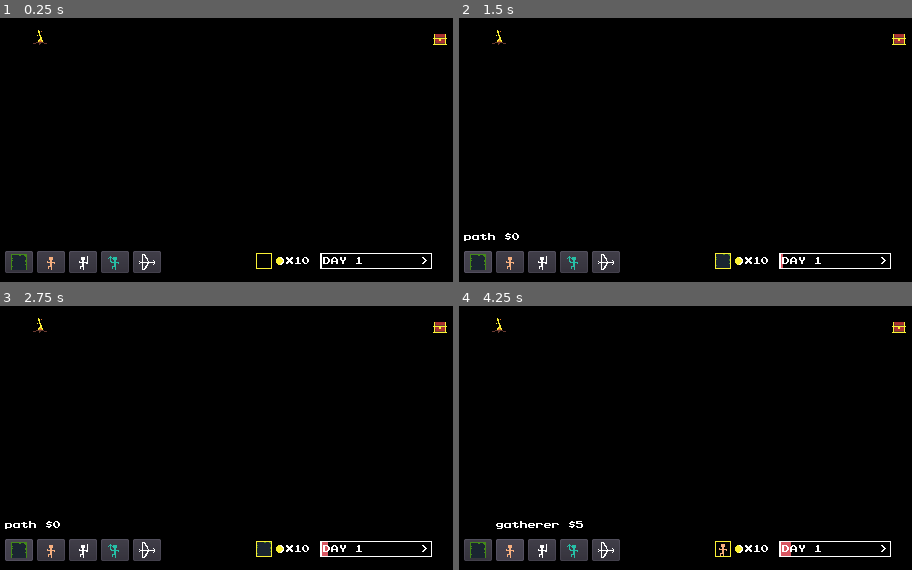
Above: before the commit, frames 1-4 (two rows, left to right).
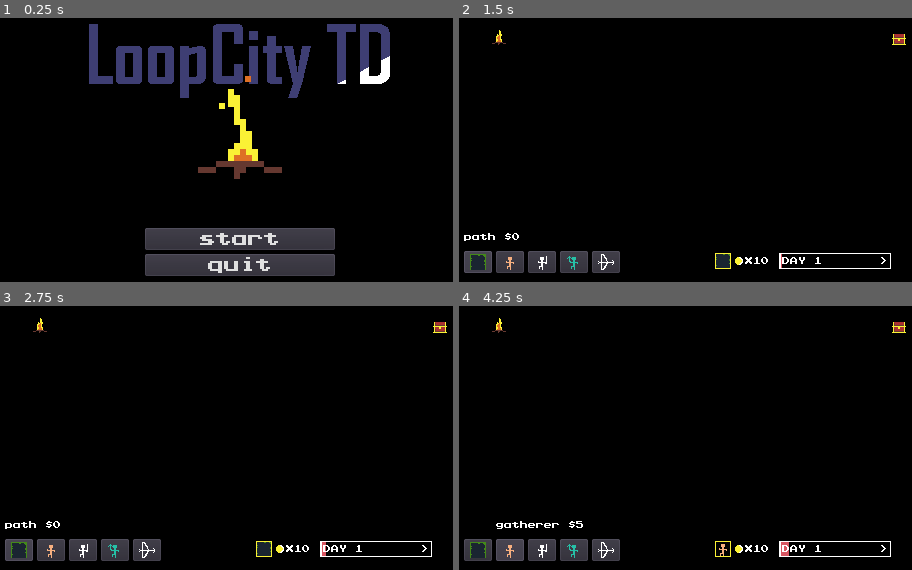
Above: after the commit, the same moments.

Repository: mcerdeira/LoopCityTD
Game: Godot game, scene res://scenes/TitleMenu.tscn
The game is run twice, just before and just after one commit, with the same random seed, the same clock (stepped at 60 frames per second) and the same inputs. Before the commit the project starts from res://scenes/Main.tscn.
Inputs (mouse positions are in pixels of both pictures, inside the frame that each line leads up to):
- Up to frame 1 (0.25 s): no input
- Up to frame 2 (1.5 s): click (699, 239) at 0.5 s, where only the run after the commit has a clickable "start"; click (477, 260) at 1.25 s
- Up to frame 3 (2.75 s): click "path $0" at 2 s
- Up to frame 4 (4.25 s): click (508, 548) at 2.77 s; click "gatherer $5" at 3.5 s

The runs differ from the first frame. In frame 1, 17% of the frame differs, in the area x 1-99%, y 2-98%; in frame 2, less than 0.1%; in frame 3, less than 0.1%; in frame 4, less than 0.1%.

Commit message:
Title screen and GameSpeed

Diff:
--- a/project.godot
+++ b/project.godot
@@ -11,7 +11,7 @@
 [application]
 
 config/name="LoopCityTD"
-run/main_scene="res://scenes/Main.tscn"
+run/main_scene="res://scenes/TitleMenu.tscn"
 boot_splash/image="res://icons/icon.png"
 boot_splash/use_filter=false
 boot_splash/bg_color=Color( 0, 0, 0, 1 )
--- /dev/null
+++ b/scenes/TitleMenu.tscn
@@ -0,0 +1,87 @@
+[gd_scene load_steps=23 format=2]
+
+[ext_resource path="res://sprites/main_logo2.png" type="Texture" id=1]
+[ext_resource path="res://sprites/main_logo1.png" type="Texture" id=2]
+[ext_resource path="res://sprites/main_logo3.png" type="Texture" id=3]
+[ext_resource path="res://sprites/main_logo4.png" type="Texture" id=4]
+[ext_resource path="res://sprites/main_logo5.png" type="Texture" id=5]
+[ext_resource path="res://sprites/main_logo8.png" type="Texture" id=6]
+[ext_resource path="res://sprites/main_logo6.png" type="Texture" id=7]
+[ext_resource path="res://sprites/main_logo7.png" type="Texture" id=8]
+[ext_resource path="res://sprites/main_logo10.png" type="Texture" id=9]
+[ext_resource path="res://sprites/main_logo9.png" type="Texture" id=10]
+[ext_resource path="res://sprites/main_logo_fire3.png" type="Texture" id=11]
+[ext_resource path="res://scripts/TitleMenu.gd" type="Script" id=12]
+[ext_resource path="res://fonts/prstartk.ttf" type="DynamicFontData" id=13]
+[ext_resource path="res://sprites/main_logo_fire4.png" type="Texture" id=14]
+[ext_resource path="res://scripts/start.gd" type="Script" id=15]
+[ext_resource path="res://scripts/quit.gd" type="Script" id=16]
+[ext_resource path="res://sprites/main_logo_fire2.png" type="Texture" id=17]
+[ext_resource path="res://sprites/main_logo_fire1.png" type="Texture" id=18]
+
+[sub_resource type="SpriteFrames" id=1]
+animations = [ {
+"frames": [ ExtResource( 2 ), ExtResource( 1 ), ExtResource( 3 ), ExtResource( 4 ), ExtResource( 5 ), ExtResource( 7 ), ExtResource( 8 ), ExtResource( 6 ), ExtResource( 10 ), ExtResource( 9 ) ],
+"loop": true,
+"name": "default",
+"speed": 5.0
+} ]
+
+[sub_resource type="SpriteFrames" id=2]
+animations = [ {
+"frames": [ ExtResource( 18 ), ExtResource( 17 ), ExtResource( 11 ), ExtResource( 14 ) ],
+"loop": true,
+"name": "default",
+"speed": 5.0
+} ]
+
+[sub_resource type="DynamicFont" id=3]
+font_data = ExtResource( 13 )
+
+[sub_resource type="DynamicFont" id=4]
+font_data = ExtResource( 13 )
+
+[node name="Node2D" type="Node2D"]
+script = ExtResource( 12 )
+
+[node name="AnimatedSprite" type="AnimatedSprite" parent="."]
+position = Vector2( 240, 51 )
+frames = SubResource( 1 )
+frame = 6
+playing = true
+
+[node name="AnimatedSprite2" type="AnimatedSprite" parent="."]
+position = Vector2( 240, 109 )
+frames = SubResource( 2 )
+frame = 1
+playing = true
+
+[node name="start" type="Button" parent="."]
+margin_left = 145.0
+margin_top = 215.0
+margin_right = 335.0
+margin_bottom = 237.0
+focus_mode = 0
+size_flags_horizontal = 0
+size_flags_vertical = 0
+custom_fonts/font = SubResource( 3 )
+enabled_focus_mode = 0
+text = "start"
+script = ExtResource( 15 )
+__meta__ = {
+"_edit_use_anchors_": false
+}
+
+[node name="quit" type="Button" parent="."]
+margin_left = 145.0
+margin_top = 241.0
+margin_right = 335.0
+margin_bottom = 263.0
+focus_mode = 0
+custom_fonts/font = SubResource( 4 )
+enabled_focus_mode = 0
+text = "quit"
+script = ExtResource( 16 )
+__meta__ = {
+"_edit_use_anchors_": false
+}
--- a/scripts/Main.gd
+++ b/scripts/Main.gd
@@ -57,7 +57,8 @@
 	if event.is_action_pressed("toggle_fullscreen"):
 		OS.window_fullscreen = !OS.window_fullscreen
 	if event.is_action_pressed("quit_game"):
-		get_tree().quit()
+		get_tree().change_scene("res://scenes/TitleMenu.tscn")
+		Global.initialize()
 	if event.is_action_pressed("restart_game"):
 		Global.initialize()
 		get_tree().reload_current_scene()
--- /dev/null
+++ b/scripts/TitleMenu.gd
@@ -0,0 +1,9 @@
+extends Node2D
+var released = false
+
+func _ready():
+	pass # Replace with function body.
+
+func _input(event):
+	if event.is_action_pressed("toggle_fullscreen"):
+		OS.window_fullscreen = !OS.window_fullscreen
--- /dev/null
+++ b/scripts/quit.gd
@@ -0,0 +1,4 @@
+extends Button
+
+func _pressed():
+	get_tree().quit()
--- /dev/null
+++ b/scripts/start.gd
@@ -0,0 +1,4 @@
+extends Button
+
+func _pressed():
+	get_tree().change_scene("res://scenes/Main.tscn")
Binary file added: sprites/main_logo1.png
Not shown, added: sprites/main_logo1.png.import
Binary file added: sprites/main_logo10.png
Not shown, added: sprites/main_logo10.png.import
Binary file added: sprites/main_logo2.png
Not shown, added: sprites/main_logo2.png.import
Binary file added: sprites/main_logo3.png
Not shown, added: sprites/main_logo3.png.import
Binary file added: sprites/main_logo4.png
Not shown, added: sprites/main_logo4.png.import
Binary file added: sprites/main_logo5.png
Not shown, added: sprites/main_logo5.png.import
(and 16 more such lines)
